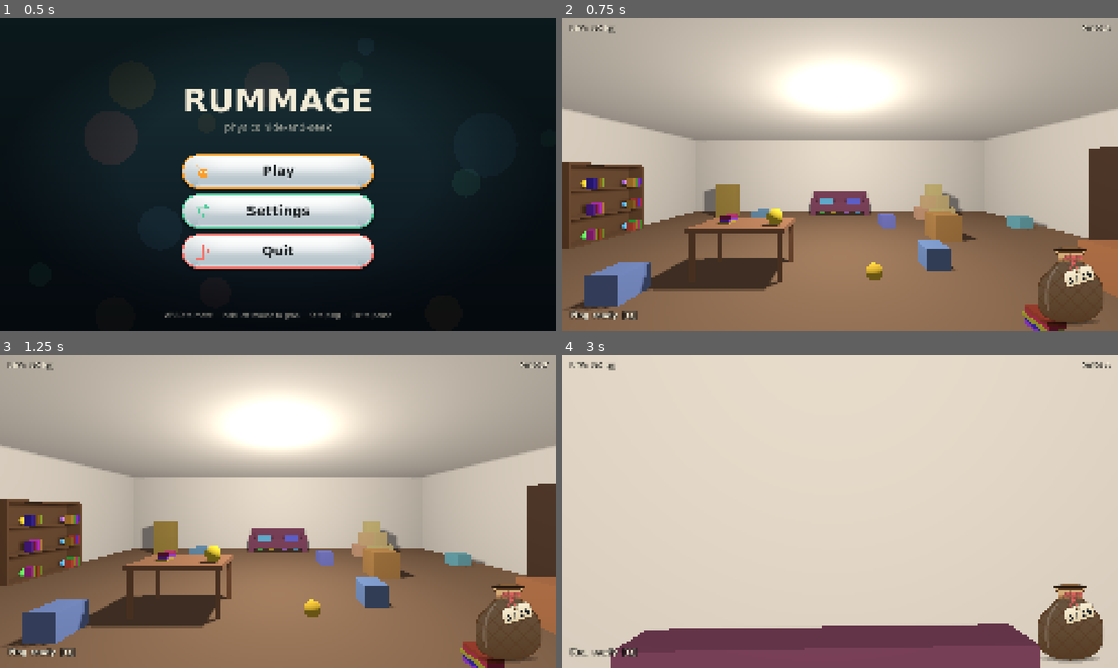
Above: before the commit, frames 1-4 (two rows, left to right).
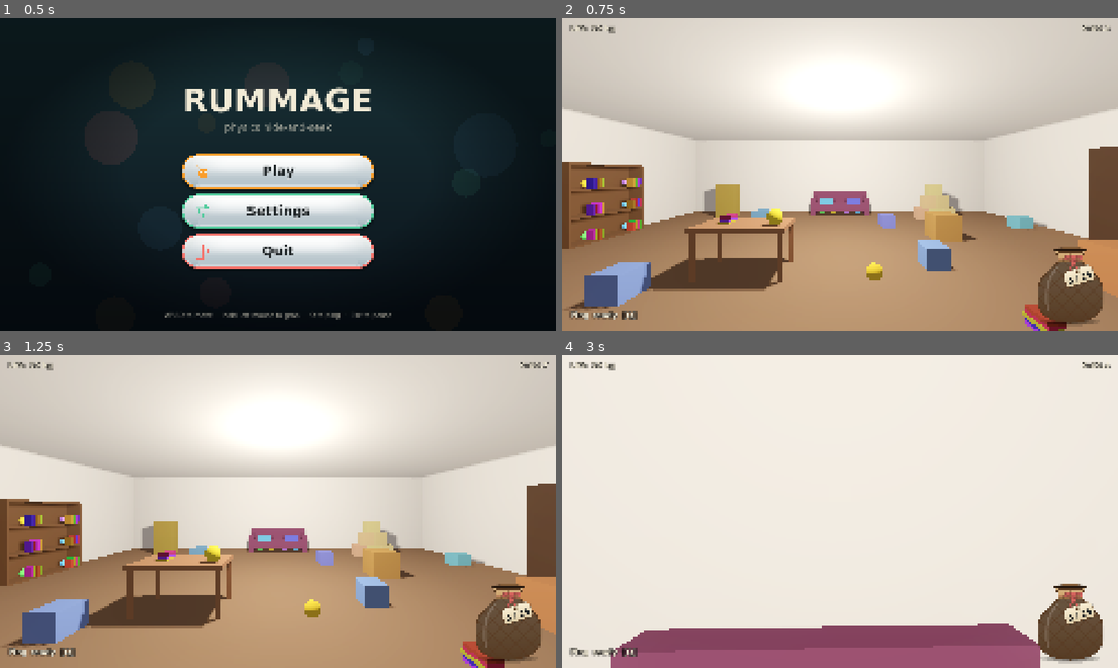
Above: after the commit, the same moments.

Repository: westo27/rummage
Game: Godot game, scene res://scenes/title.tscn
The game is run twice, just before and just after one commit, with the same random seed, the same clock (stepped at 60 frames per second) and the same inputs.
Inputs (mouse positions are in pixels of both pictures, inside the frame that each line leads up to):
- Up to frame 1 (0.5 s): no input
- Up to frame 2 (0.75 s): click (840, 171) at 0.5 s
- Up to frame 3 (1.25 s): no input
- Up to frame 4 (3 s): tap Enter at 1.25 s; move the mouse to (867, 511) at 1.27 s; press the mouse at (867, 511) at 1.28 s; hold W (move_forward) from 1.28 s (still down); tap Shift (run) at 1.55, 2.1 s; move the mouse to (812, 511) at 2.02 s; release the mouse at (812, 511) at 2.03 s; click (812, 511) at 2.3 s; move the mouse to (851, 505) at 2.77 s; hold Mouse wheel up (beam_further) from 2.78 s (still down)

Frame 1 is identical in both runs. In frame 2, 88% of the frame differs, in the area x 0-100%, y 0-100%; in frame 3, 88%; in frame 4, 97%.

Commit message:
Energy beam that glows, pulses and lights the room; cosy bloom
Tom's direction: the beam should glow and pulse like a live wire, cast its
light onto other surfaces, and the game should have a cosy bloom.

- shaders/beam.gdshader: white-hot core, soft halo, travelling pulses,
  flicker; brighter than white so it blooms. A thin filament ribbon takes
  a new jagged shape 30x a second around it. Straining (red) is agitated:
  faster pulses, more flicker, wilder filament.
- Two flickering lights travel with the beam (at the grab point and
  halfway) in its colour, plus a glowing dot where it meets the object.
- Main scene environment: glow on (wide soft levels, light bloom, Screen
  blend) and a Filmic tone curve.
- Fix: a bag ball bumping something while the bag moves onto the win
  card no longer tries to play its clack out of the scene.

New test: check_beam_look. check_hiding was not run.

Diff:
--- a/scenes/main.tscn
+++ b/scenes/main.tscn
@@ -16,6 +16,18 @@
 ambient_light_source = 2
 ambient_light_color = Color(0.75, 0.75, 0.8, 1)
 ambient_light_energy = 0.45
+tonemap_mode = 2
+glow_enabled = true
+glow_levels/1 = 0.0
+glow_levels/2 = 1.0
+glow_levels/3 = 1.0
+glow_levels/4 = 0.7
+glow_levels/5 = 0.45
+glow_intensity = 0.8
+glow_strength = 1.0
+glow_bloom = 0.08
+glow_blend_mode = 1
+glow_hdr_threshold = 0.9
 
 [sub_resource type="StandardMaterial3D" id="Mat_wall"]
 albedo_color = Color(0.82, 0.78, 0.7, 1)
--- a/scenes/player.tscn
+++ b/scenes/player.tscn
@@ -8,11 +8,6 @@
 height = 1.7
 
 [sub_resource type="ImmediateMesh" id="ArcMesh_beam"]
-
-[sub_resource type="StandardMaterial3D" id="Mat_beam"]
-cull_mode = 2
-shading_mode = 0
-albedo_color = Color(0.35, 0.85, 1, 1)
 
 [node name="Player" type="CharacterBody3D"]
 collision_layer = 2
@@ -39,4 +34,3 @@
 [node name="BeamMesh" type="MeshInstance3D" parent="Head/Camera3D/Beam"]
 cast_shadow = 0
 mesh = SubResource("ArcMesh_beam")
-material_override = SubResource("Mat_beam")
--- a/scripts/bag_marble.gd
+++ b/scripts/bag_marble.gd
@@ -61,6 +61,10 @@
 
 
 func _on_body_entered(_body: Node) -> void:
+	# The bag moving onto the win card takes every ball out of the scene
+	# for a moment, and a bump during that can't play a sound.
+	if not is_inside_tree():
+		return
 	if _last_speed > CLACK_SPEED:
 		_voice.pitch_scale = randf_range(0.85, 1.25)
 		_voice.volume_db = linear_to_db(clampf(_last_speed / 600.0, 0.12, 1.0)) - 6.0
--- a/scripts/beam.gd
+++ b/scripts/beam.gd
@@ -26,8 +26,27 @@
 
 ## Where the beam visibly starts, relative to the camera (lower right, like a hand).
 const BEAM_ORIGIN_LOCAL := Vector3(0.22, -0.2, -0.35)
-const ARC_SEGMENTS: int = 20
-const ARC_HALF_WIDTH: float = 0.012
+const ARC_SEGMENTS: int = 32
+## Half the width of the glowing ribbon: the bright core is a thin line down
+## its middle (drawn by shaders/beam.gdshader) and the rest is soft halo.
+const GLOW_HALF_WIDTH: float = 0.05
+## The crackling filament that twitches around the core, like a live wire.
+const FILAMENT_HALF_WIDTH: float = 0.006
+## How far the filament strays from the beam's line, in metres, calm and
+## straining. It picks a new shape this many times a second.
+const FILAMENT_JITTER: float = 0.018
+const FILAMENT_JITTER_STRAINING: float = 0.05
+const CRACKLES_PER_SECOND: float = 30.0
+const HOLD_COLOR := Color(0.35, 0.85, 1.0)
+const STRAIN_COLOR := Color(1.0, 0.22, 0.15)
+## The lights the beam casts: one where it meets the object, a softer one
+## halfway along. Range in metres and brightness.
+const END_LIGHT_RANGE: float = 2.6
+const END_LIGHT_ENERGY: float = 1.2
+const MID_LIGHT_RANGE: float = 2.2
+const MID_LIGHT_ENERGY: float = 0.7
+## Size of the glowing dot where the beam meets the object.
+const CONTACT_GLOW_SIZE: float = 0.38
 
 var lift_limit: float = 0.0
 var held: Prop = null
@@ -67,7 +86,15 @@
 ## Player node in player.tscn), however deep the node sits in that tree.
 @onready var _player: CharacterBody3D = owner as CharacterBody3D
 @onready var _beam_mesh: MeshInstance3D = $BeamMesh
-@onready var _beam_material: StandardMaterial3D = _beam_mesh.material_override as StandardMaterial3D
+
+## The look of the beam, built in _ready: see shaders/beam.gdshader.
+var _beam_material: ShaderMaterial
+var _filament: MeshInstance3D
+var _filament_material: ShaderMaterial
+var _contact_glow: MeshInstance3D
+var _contact_material: ShaderMaterial
+var _end_light: OmniLight3D
+var _mid_light: OmniLight3D
 
 
 func _ready() -> void:
@@ -77,7 +104,8 @@
 	# It keeps whatever world transform it had at that moment, so reset it.
 	_beam_mesh.top_level = true
 	_beam_mesh.global_transform = Transform3D.IDENTITY
-	_beam_mesh.visible = false
+	_build_beam_look()
+	_hide_beam()
 	# Non-positional player for the capture sound. A node created in code must be
 	# added to the tree with add_child before it does anything.
 	_capture_sound.stream = Tones.slurp()
@@ -337,13 +365,15 @@
 		return
 	var end_body: Prop = held
 	var end_local: Vector3 = _grab_local
-	var color := Color(0.35, 0.85, 1.0)
+	var color: Color = HOLD_COLOR
+	var agitation: float = 0.0
 	if end_body == null and _rejected != null:
 		end_body = _rejected
 		end_local = _rejected_local
-		color = Color(1.0, 0.2, 0.15)
+		color = STRAIN_COLOR
+		agitation = 1.0
 	if end_body == null:
-		_beam_mesh.visible = false
+		_hide_beam()
 		return
 	var start: Vector3 = _camera.to_global(BEAM_ORIGIN_LOCAL)
 	# The grab point on the object as it's *drawn* this frame (see physics
@@ -358,9 +388,7 @@
 	var aim_distance: float = _hold_distance if held != null else _camera.global_position.distance_to(end)
 	var aim_point: Vector3 = _camera.global_position + _forward() * aim_distance
 	var control: Vector3 = start.lerp(aim_point, Game.tune.beam_arc_bend)
-	_draw_arc(start, control, end)
-	_beam_material.albedo_color = color
-	_beam_mesh.visible = true
+	_show_beam(start, control, end, color, agitation)
 
 
 ## The beam while a creature is being sucked in: from the hand to the
@@ -374,21 +402,128 @@
 	var reach: float = clampf((Time.get_ticks_msec() / 1000.0 - _catch_started) / CATCH_REACH_TIME, 0.0, 1.0)
 	var end: Vector3 = start.lerp(target, reach)
 	var control: Vector3 = start.lerp(end, 0.5) + Vector3.UP * start.distance_to(end) * 0.08
-	_draw_arc(start, control, end)
-	_beam_material.albedo_color = _catching.body_color
-	_beam_mesh.visible = true
-
-
-## Draws a thin ribbon along a quadratic Bézier curve (start → end, pulled
-## toward control). ImmediateMesh is a mesh you rebuild from scratch each frame,
-## like drawing on a canvas. The mesh node is top_level with no transform, so
-## these vertices are plain world positions.
-func _draw_arc(start: Vector3, control: Vector3, end: Vector3) -> void:
-	var mesh := _beam_mesh.mesh as ImmediateMesh
+	_show_beam(start, control, end, _catching.body_color, 0.4)
+
+
+## The beam's current colour, for tests.
+func beam_color() -> Color:
+	return _beam_material.get_shader_parameter("beam_color")
+
+
+# ---------------------------------------------------------------- the look
+
+## Builds the parts of the beam that aren't in player.tscn: the shader
+## materials, the crackling filament, the glow where it meets the object,
+## and the two lights it casts. They're all top_level and placed by hand
+## every frame, like the ribbon, so they ignore the camera's own movement.
+## They're never moved in physics ticks, so physics interpolation is off.
+func _build_beam_look() -> void:
+	var beam_shader: Shader = load("res://shaders/beam.gdshader")
+	_beam_material = ShaderMaterial.new()
+	_beam_material.shader = beam_shader
+	_beam_mesh.material_override = _beam_material
+	_beam_mesh.cast_shadow = GeometryInstance3D.SHADOW_CASTING_SETTING_OFF
+
+	_filament_material = ShaderMaterial.new()
+	_filament_material.shader = beam_shader
+	_filament_material.set_shader_parameter("filament", 1.0)
+	_filament_material.set_shader_parameter("intensity", 2.2)
+	_filament = MeshInstance3D.new()
+	_filament.mesh = ImmediateMesh.new()
+	_filament.material_override = _filament_material
+	_filament.cast_shadow = GeometryInstance3D.SHADOW_CASTING_SETTING_OFF
+	_add_floating(_filament)
+
+	_contact_material = ShaderMaterial.new()
+	_contact_material.shader = load("res://shaders/glow_dot.gdshader")
+	var quad := QuadMesh.new()
+	quad.size = Vector2.ONE * CONTACT_GLOW_SIZE
+	_contact_glow = MeshInstance3D.new()
+	_contact_glow.mesh = quad
+	_contact_glow.material_override = _contact_material
+	_contact_glow.cast_shadow = GeometryInstance3D.SHADOW_CASTING_SETTING_OFF
+	_add_floating(_contact_glow)
+
+	_end_light = _make_light(END_LIGHT_RANGE)
+	_mid_light = _make_light(MID_LIGHT_RANGE)
+
+
+func _make_light(light_range: float) -> OmniLight3D:
+	var light := OmniLight3D.new()
+	light.omni_range = light_range
+	# No shadows: cheaper, and a soft glow spilling everywhere reads better.
+	light.shadow_enabled = false
+	_add_floating(light)
+	return light
+
+
+func _add_floating(node: Node3D) -> void:
+	node.top_level = true
+	node.physics_interpolation_mode = Node.PHYSICS_INTERPOLATION_MODE_OFF
+	add_child(node)
+
+
+func _hide_beam() -> void:
+	for node: Node3D in [_beam_mesh, _filament, _contact_glow, _end_light, _mid_light]:
+		node.visible = false
+
+
+## Draws the whole beam along the curve start → end (bent toward control):
+## the glowing ribbon, the crackling filament, the glow at the far end and the
+## lights. `agitation` is 0 when calm and 1 when straining against something
+## too heavy: faster pulses, more flicker, a wilder filament.
+func _show_beam(start: Vector3, control: Vector3, end: Vector3, color: Color, agitation: float) -> void:
+	var now: float = Time.get_ticks_msec() / 1000.0
+	_draw_ribbon(_beam_mesh.mesh as ImmediateMesh, start, control, end, GLOW_HALF_WIDTH, 0.0, 0)
+	# The filament takes a new random shape a few dozen times a second. The
+	# seed only changes that often, so it jumps between shapes like a spark
+	# rather than wriggling smoothly.
+	var crackle: int = int(now * CRACKLES_PER_SECOND)
+	var jitter: float = lerpf(FILAMENT_JITTER, FILAMENT_JITTER_STRAINING, agitation)
+	_draw_ribbon(_filament.mesh as ImmediateMesh, start, control, end, FILAMENT_HALF_WIDTH, jitter, crackle)
+
+	for material: ShaderMaterial in [_beam_material, _filament_material]:
+		material.set_shader_parameter("beam_color", color)
+		material.set_shader_parameter("agitation", agitation)
+	_contact_material.set_shader_parameter("glow_color", color)
+
+	# The glow where the beam meets the object, swelling slightly with the pulse.
+	_contact_glow.global_position = end
+	_contact_glow.scale = Vector3.ONE * (1.0 + 0.12 * sin(now * 18.0))
+
+	# The lights flicker with the beam, more when straining.
+	var flicker: float = 1.0 - lerpf(0.15, 0.4, agitation) * (0.5 + 0.5 * sin(now * 53.0) * sin(now * 37.0))
+	# Just off the surface, toward the hand, so it lights the object's face.
+	_end_light.global_position = end + (start - end).normalized() * 0.15
+	_end_light.light_color = color
+	_end_light.light_energy = END_LIGHT_ENERGY * flicker
+	# Halfway along the curve.
+	_mid_light.global_position = 0.25 * start + 0.5 * control + 0.25 * end
+	_mid_light.light_color = color
+	_mid_light.light_energy = MID_LIGHT_ENERGY * flicker
+
+	for node: Node3D in [_beam_mesh, _filament, _contact_glow, _end_light, _mid_light]:
+		node.visible = true
+
+
+## Builds one ribbon along a quadratic Bezier curve (start → end, pulled
+## toward control) into `mesh`. ImmediateMesh is a mesh you rebuild from
+## scratch each frame, like drawing on a canvas. The mesh node is top_level
+## with no transform, so these vertices are plain world positions.
+##
+## Each vertex gets a UV: x across the ribbon (0 or 1), y along it (0 at the
+## hand, 1 at the far end). The shader uses those to draw the core, the halo
+## and the pulses. `jitter` pushes each point sideways by a random amount
+## (none at the two ends) for the crackling filament; `seed` picks which
+## random shape.
+func _draw_ribbon(mesh: ImmediateMesh, start: Vector3, control: Vector3, end: Vector3,
+		half_width: float, jitter: float, seed: int) -> void:
 	mesh.clear_surfaces()
 	# A triangle strip turns each new pair of points into two more triangles.
-	mesh.surface_begin(Mesh.PRIMITIVE_TRIANGLE_STRIP, _beam_material)
+	mesh.surface_begin(Mesh.PRIMITIVE_TRIANGLE_STRIP)
 	var eye: Vector3 = _camera.global_position
+	var rng := RandomNumberGenerator.new()
+	rng.seed = seed
 	for i in ARC_SEGMENTS + 1:
 		var t: float = float(i) / ARC_SEGMENTS
 		var u: float = 1.0 - t
@@ -396,7 +531,12 @@
 		var tangent: Vector3 = 2.0 * u * (control - start) + 2.0 * t * (end - control)
 		# Spread the ribbon sideways, perpendicular to both the curve and the
 		# line to the eye, so it always faces the camera and never looks edge-on.
-		var side: Vector3 = tangent.cross(eye - point).normalized() * ARC_HALF_WIDTH
+		var across: Vector3 = tangent.cross(eye - point).normalized()
+		if jitter > 0.0:
+			point += across * rng.randf_range(-1.0, 1.0) * jitter * sin(PI * t)
+		var side: Vector3 = across * half_width
+		mesh.surface_set_uv(Vector2(0.0, t))
 		mesh.surface_add_vertex(point - side)
+		mesh.surface_set_uv(Vector2(1.0, t))
 		mesh.surface_add_vertex(point + side)
 	mesh.surface_end()
--- /dev/null
+++ b/shaders/beam.gdshader
@@ -0,0 +1,51 @@
+// The grab beam's look: a white-hot core inside a soft coloured halo, with
+// pulses of light running from the hand to the object and a slight flicker,
+// like a live wire.
+//
+// A shader is a small program the graphics card runs for every pixel of the
+// beam. The ribbon's UV coordinates say where a pixel is on it: UV.x goes
+// across the ribbon (0 one edge, 1 the other), UV.y along it (0 at the
+// hand, 1 at the object). beam.gd sets those when it builds the ribbon.
+//
+// It's "unshaded" (room lights don't affect it, it is the light) and
+// "blend_add" (it brightens whatever is behind it rather than covering it,
+// which is what makes it look like light). Values above 1.0 are brighter
+// than white, and that's what the bloom picks up and spreads into a glow.
+shader_type spatial;
+render_mode unshaded, blend_add, cull_disabled, depth_draw_never, shadows_disabled;
+
+// Set by beam.gd: cyan when holding, red when too heavy, the creature's colour
+// when catching.
+uniform vec4 beam_color : source_color = vec4(0.35, 0.85, 1.0, 1.0);
+// Overall brightness. Above 1 feeds the bloom.
+uniform float intensity = 3.0;
+// 0 = calm, 1 = straining (too heavy): faster pulses, more flicker.
+uniform float agitation = 0.0;
+// 1 for the thin crackling filament: core only, no halo, no fade.
+uniform float filament = 0.0;
+
+void fragment() {
+	float across = abs(UV.x * 2.0 - 1.0);  // 0 on the centre line, 1 at the edges
+	float along = UV.y;
+
+	// A thin bright core and a soft halo around it.
+	float core = pow(1.0 - across, mix(7.0, 2.5, filament));
+	float halo = pow(1.0 - across, 1.6) * 0.35 * (1.0 - filament);
+
+	// Bright bands sliding from the hand toward the object.
+	float speed = mix(14.0, 26.0, agitation);
+	float pulse = pow(0.5 + 0.5 * sin(along * 55.0 - TIME * speed), 5.0);
+
+	// Flicker: two fast wobbles multiplied, so it never settles into a rhythm.
+	float flicker_depth = mix(0.12, 0.35, agitation);
+	float flicker = 1.0 - flicker_depth + flicker_depth
+		* sin(TIME * 53.0 + along * 31.0) * sin(TIME * 37.0 + along * 7.0);
+
+	float strength = (core * (1.0 + pulse * 1.4) + halo * (0.7 + pulse * 0.5)) * flicker;
+	// Fade in from the hand end, so the ribbon doesn't start as a hard cut.
+	strength *= smoothstep(0.0, 0.06, along);
+
+	// The core runs toward white, as the hottest part of a glow does.
+	vec3 colour = mix(beam_color.rgb, vec3(1.0), core * 0.55);
+	ALBEDO = colour * strength * intensity;
+}
--- /dev/null
+++ b/shaders/glow_dot.gdshader
@@ -0,0 +1,23 @@
+// A soft round glow that always faces the camera: where the beam meets the
+// object. Brighter than white in the middle, so the bloom spreads it.
+shader_type spatial;
+// depth_test_disabled: drawn even where the object's surface would hide it,
+// because the glow sits right on that surface.
+render_mode unshaded, blend_add, cull_disabled, depth_draw_never, depth_test_disabled, shadows_disabled;
+
+uniform vec4 glow_color : source_color = vec4(0.35, 0.85, 1.0, 1.0);
+uniform float intensity = 3.5;
+
+void vertex() {
+	// Turn the quad to face the camera (a billboard): keep its position but
+	// take the camera's rotation.
+	MODELVIEW_MATRIX = VIEW_MATRIX * mat4(INV_VIEW_MATRIX[0], INV_VIEW_MATRIX[1],
+		INV_VIEW_MATRIX[2], MODEL_MATRIX[3]);
+}
+
+void fragment() {
+	float d = length(UV * 2.0 - 1.0);  // 0 in the middle, 1 at the edge
+	float glow = pow(clamp(1.0 - d, 0.0, 1.0), 3.0);
+	float flicker = 0.85 + 0.15 * sin(TIME * 41.0) * sin(TIME * 23.0);
+	ALBEDO = mix(glow_color.rgb, vec3(1.0), glow * 0.6) * glow * intensity * flicker;
+}
--- /dev/null
+++ b/tests/check_beam_look.gd
@@ -0,0 +1,121 @@
+extends Node
+## Headless check for the beam's look: its glow, filament and lights come on
+## with it, take its colour, sit where it meets the object, turn red and
+## agitated when straining, and all go when it does. (How it looks can only
+## be judged in tests/shoot.tscn's pictures.) Not part of the game.
+## Run: Godot --headless --path . res://tests/check_beam_look.tscn
+
+var _failures: int = 0
+var _main: Node
+var _player: CharacterBody3D
+var _beam: Beam
+
+
+func _ready() -> void:
+	_run.call_deferred()
+
+
+func _run() -> void:
+	_main = (load("res://scenes/main.tscn") as PackedScene).instantiate()
+	get_tree().root.add_child(_main)
+	_player = _main.get_node("Player")
+	_beam = _main.get_node("Player/Head/Camera3D/Beam")
+	await _wait(1.0)
+
+	await get_tree().process_frame
+	_check("nothing shows before grabbing", not _any_part_visible(), "")
+
+	# --- Holding a crate ---
+	var crate: Prop = _main.get_node("MainRoomProps/CrateA")
+	_player.global_position = Vector3(2.5, 0.05, 0.9)
+	_aim_at(crate.global_position + Vector3(0.0, 0.3, 0.0))
+	await _wait(0.1)
+	_press("grab")
+	await _wait(0.3)
+	await get_tree().process_frame
+	_check("holding: the glow, filament, contact glow and both lights show",
+		_all_parts_visible(), _visibility())
+	_check("holding: it's cyan", _beam.beam_color().is_equal_approx(Beam.HOLD_COLOR), "%s" % _beam.beam_color())
+	_check("holding: the end light is the beam's colour",
+		_beam._end_light.light_color.is_equal_approx(Beam.HOLD_COLOR), "")
+	var grab_point: Vector3 = _beam.grab_point()
+	_check("holding: the contact glow sits on the grab point",
+		_beam._contact_glow.global_position.distance_to(grab_point) < 0.1,
+		"%.2f m away" % _beam._contact_glow.global_position.distance_to(grab_point))
+	_check("holding: the end light is right by it",
+		_beam._end_light.global_position.distance_to(grab_point) < 0.3, "")
+	_check("holding: calm, not agitated",
+		is_zero_approx(_beam._beam_material.get_shader_parameter("agitation")), "")
+	_release("grab")
+	await _wait(0.1)
+	await get_tree().process_frame
+	_check("letting go: everything goes", not _any_part_visible(), _visibility())
+
+	# --- Straining against the sofa ---
+	var sofa: Prop = _main.get_node("MainRoomProps/Sofa")
+	_player.global_position = Vector3(0.3, 0.05, -2.2)
+	_aim_at(sofa.global_position + Vector3(0.0, 0.35, 0.3))
+	await _wait(0.1)
+	_press("grab")
+	await _wait(0.3)
+	await get_tree().process_frame
+	_check("straining: latched onto the sofa", _beam._rejected == sofa, "%s" % _beam._rejected)
+	_check("straining: everything shows", _all_parts_visible(), _visibility())
+	_check("straining: it's red", _beam.beam_color().is_equal_approx(Beam.STRAIN_COLOR), "")
+	_check("straining: agitated",
+		is_equal_approx(_beam._beam_material.get_shader_parameter("agitation"), 1.0), "")
+	_release("grab")
+	await _wait(0.1)
+	await get_tree().process_frame
+	_check("letting go of the strain: everything goes", not _any_part_visible(), _visibility())
+
+	print("RESULT: %s" % ("ALL PASS" if _failures == 0 else "%d FAILED" % _failures))
+	get_tree().quit(_failures)
+
+
+func _parts() -> Array[Node3D]:
+	return [_beam._beam_mesh, _beam._filament, _beam._contact_glow, _beam._end_light, _beam._mid_light]
+
+
+func _all_parts_visible() -> bool:
+	return _parts().all(func(n: Node3D) -> bool: return n.visible)
+
+
+func _any_part_visible() -> bool:
+	return _parts().any(func(n: Node3D) -> bool: return n.visible)
+
+
+func _visibility() -> String:
+	return ", ".join(_parts().map(func(n: Node3D) -> String: return "%s" % n.visible))
+
+
+func _aim_at(target: Vector3) -> void:
+	var head := _player.get_node("Head") as Node3D
+	var dir: Vector3 = (target - head.global_position).normalized()
+	_player.rotation.y = atan2(-dir.x, -dir.z)
+	head.rotation.x = asin(dir.y)
+
+
+func _press(action: String) -> void:
+	var ev := InputEventAction.new()
+	ev.action = action
+	ev.pressed = true
+	Input.parse_input_event(ev)
+
+
+func _release(action: String) -> void:
+	var ev := InputEventAction.new()
+	ev.action = action
+	ev.pressed = false
+	Input.parse_input_event(ev)
+
+
+func _wait(seconds: float) -> void:
+	for i in int(seconds * Engine.physics_ticks_per_second):
+		await get_tree().physics_frame
+
+
+func _check(label: String, ok: bool, detail: String) -> void:
+	if not ok:
+		_failures += 1
+	print("%s  %s  (%s)" % ["PASS" if ok else "FAIL", label, detail])
--- /dev/null
+++ b/tests/check_beam_look.tscn
@@ -0,0 +1,6 @@
+[gd_scene format=3]
+
+[ext_resource type="Script" path="res://tests/check_beam_look.gd" id="1"]
+
+[node name="CheckBeamLook" type="Node"]
+script = ExtResource("1")
--- a/tests/check_catch.gd
+++ b/tests/check_catch.gd
@@ -49,7 +49,7 @@
 			break
 		if _beam._beam_mesh.visible:
 			beam_shown = true
-			beam_in_its_colour = _beam._beam_material.albedo_color.is_equal_approx(color)
+			beam_in_its_colour = _beam.beam_color().is_equal_approx(color)
 			if _beam_end().distance_to(creature._visual.global_position) < 0.1:
 				beam_reached_it = true
 		await get_tree().physics_frame
--- a/tests/shoot.gd
+++ b/tests/shoot.gd
@@ -71,6 +71,36 @@
 	_shoot("catch_suck")
 	await get_tree().create_timer(1.0).timeout
 
+	# The beam: holding a crate up, then straining red against the sofa.
+	var beam := main.get_node("Player/Head/Camera3D/Beam") as Beam
+	var head := player.get_node("Head") as Node3D
+	var crate := main.get_node("MainRoomProps/CrateA") as Prop
+	player.global_position = Vector3(2.5, 0.05, 0.9)
+	player.reset_physics_interpolation()
+	_look(player, head, crate.global_position + Vector3(0.0, 0.3, 0.0))
+	await _frames(3)
+	beam._grab_armed = true
+	beam._grab(crate, crate.global_position + Vector3(0.0, 0.3, 0.0))
+	_look(player, head, Vector3(2.3, 1.0, -1.0))
+	await get_tree().create_timer(0.8).timeout
+	_shoot("beam_hold")
+	beam._release()
+	# Let go of the button first, or the beam grabs whatever it passes over
+	# (a cushion) on the way to the sofa.
+	beam._grab_armed = false
+	var sofa := main.get_node("MainRoomProps/Sofa") as Prop
+	player.global_position = Vector3(0.3, 0.05, -2.0)
+	player.reset_physics_interpolation()
+	_look(player, head, sofa.global_position + Vector3(0.3, 0.2, 0.0))
+	await _frames(3)
+	beam._grab_armed = true
+	beam._rejected = sofa
+	beam._rejected_local = sofa.to_local(sofa.global_position + Vector3(0.3, 0.2, 0.3))
+	await get_tree().create_timer(0.3).timeout
+	_shoot("beam_strain")
+	beam._rejected = null
+	beam._grab_armed = false
+
 	var pause := main.get_node("PauseMenu") as PauseMenu
 	pause.open()
 	await _frames(12)
@@ -104,6 +134,12 @@
 	return found
 
 
+func _look(player: Node3D, head: Node3D, target: Vector3) -> void:
+	var dir: Vector3 = (target - head.global_position).normalized()
+	player.rotation.y = atan2(-dir.x, -dir.z)
+	head.rotation.x = asin(dir.y)
+
+
 func _frames(count: int) -> void:
 	for i in count:
 		await get_tree().process_frame
Not shown, added: shaders/beam.gdshader.uid
Not shown, added: shaders/glow_dot.gdshader.uid
Not shown, changed: NOTES.md
